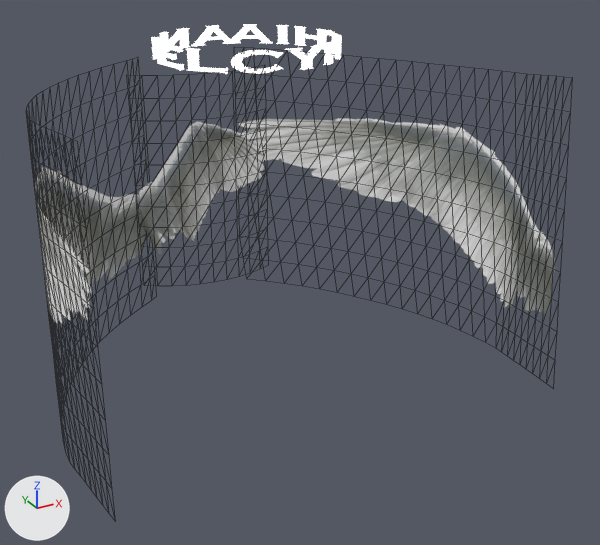
A saved change to the glTF model model/Ange-aa.glb.
One viewpoint serves both versions: a 50 mm camera at (-3.86, -8.23, 3.49) aimed at (0.19, -0.86, -0.19). Every picture has the same lights, and +X, +Y and +Z are marked at lower left. Mesh edges are drawn as thin lines on the coarser meshes. Where no turn or scale is listed for an object, it has been applied to the vertices. Vertices at the same position are counted once.

The first picture shows 'jw.psd.3', 'wwwwww', 'yo.3', '平面.2'.
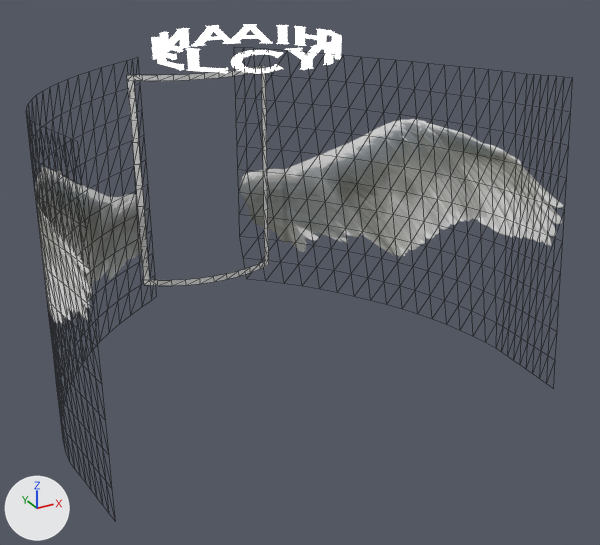
Pixel boxes (x1, y1, x2, y2) of what changed, in the pictures (600 x 545 px):
```json
{"object": "yo.3", "change": "surface changed", "before": [239, 118, 563, 314], "after": [239, 118, 563, 314]}
{"object": "平面.2", "change": "reshaped", "before": [138, 121, 266, 255], "after": [127, 65, 269, 286]}
```

Edits to the scene script, one JSON object a line:
```json
{"op": "set", "path": "mat_材质222.texture", "old": "img_image_1", "new": "img_image_0", "note": "with its transparency"}
{"op": "add", "block": "mat_材质_7", "code": ["mat_材质_7 = principled_material('材质.7')", "mat_材质_7.base_color = (0.8, 0.8, 0.8)  # white #e7e7e7"]}
{"block": "me_平面_2", "where": "# used by ob_平面_2; location = (0.27, 1.4, -0.05)"}
{"op": "remove", "block": "me_平面_2", "code": "me_平面_2.from_pydata(...)  # 121 vertices, 200 faces; spans x -1.08..0.68, y -0.15..0.21, z -1.06..1.7"}
{"op": "remove", "block": "me_平面_2", "code": "me_平面_2.materials.append(mat_材质_8)  # picture img_image_0"}
{"op": "add", "block": "me_平面_2", "code": "me_平面_2.from_pydata(...)  # 88 vertices, 88 faces; spans x -1.08..0.68, y -0.15..0.21, z -1.06..1.7"}
{"block": "me_平面_2", "change": "me_平面_2 part 1"}
{"block": "me_平面_2", "change": "81 vertices are removed from x -0.93..0.51, y -0.15..0.1, z -0.79..1.42"}
{"block": "me_平面_2", "change": "200 faces are deleted"}
{"block": "me_平面_2", "change": "11 new vertices lie (0.0, 0.0, 0.08) away from vertices in x -1.08..0.68, y -0.15..0.21, z -1.06"}
{"block": "me_平面_2", "change": "12 new vertices lie (-0.07, -0.03, 0.0) away from vertices in x 0.68, y 0.03, z -1.06..1.7"}
{"block": "me_平面_2", "change": "12 new vertices lie (0.0, 0.0, -0.07) away from vertices in x -1.08..0.68, y -0.15..0.21, z 1.7"}
{"block": "me_平面_2", "change": "13 new vertices lie (0.06, -0.05, 0.0) away from vertices in x -1.08, y 0.21, z -1.06..1.7"}
{"block": "me_平面_2", "change": "88 new faces join them"}
{"op": "add", "block": "me_平面_2", "code": "me_平面_2.materials.append(mat_材质_7)  # white #e7e7e7"}
```
